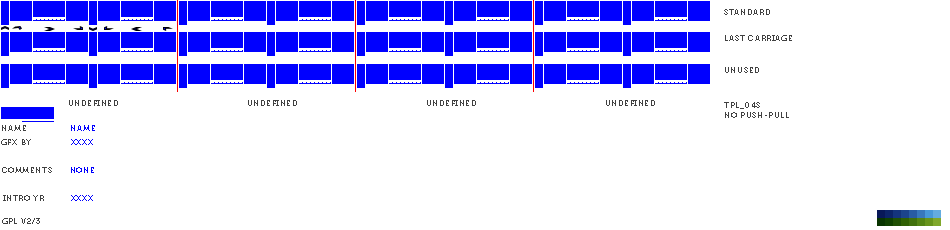
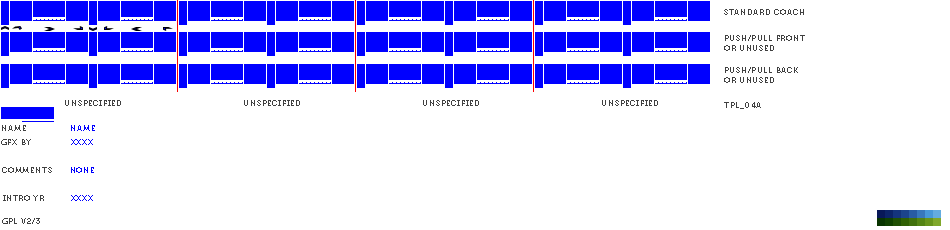
Two versions of the same layered image (950x230). Layer-by-layer changes:
renamed "undefined" to "unspecified", painted on it over left=65, top=100, right=121, bottom=106
renamed "undefined" to "unspecified", painted on it over left=244, top=100, right=300, bottom=106
renamed "undefined" to "unspecified", painted on it over left=423, top=100, right=479, bottom=106
renamed "undefined" to "unspecified", painted on it over left=602, top=100, right=658, bottom=106
showed group "TPL_04A" (4 layers) over left=724, top=9, right=805, bottom=108
hid group "TPL_04S" (4 layers) over left=724, top=9, right=794, bottom=118
renamed "unused" to "first carriage", painted on it over left=725, top=67, right=792, bottom=73